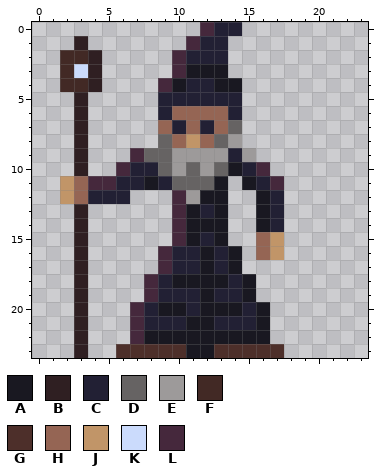
Pixel-art sprite, stored at assets/wizard.png. The picture above is the old version.
The file is 24x24 pixels.
Palette (. is transparent): A #191821  B #2f1f22  C #222034  D #666363  E #9d9a9a  F #422925  G #4d2f2a  H #956554  J #c19568  K #cbdbfc  L #45283c
Pixels before, first column x 2:
 0 ..........LCC...
 1 .B.......LCC....
 2 FFB.....LCCC....
 3 FKB.....LAAA....
 4 FFB....LACCAA...
 5 .B.....CCCCCC...
 6 .B.....CHHHHC...
 7 .B.....HCHCHD...
 8 .B.....DHJHDE...
 9 .B...LDDEEEECE..
10 .B..LCCDEDEDACL.
11 JHLLCCACDDDA.ACL
12 JHCCC...LEAA..AC
13 .B......LACA..AC
14 .B......LAAA..AC
15 .B......LACA..HJ
16 .B.....LCCACA.HJ
17 .B.....LCCACA...
18 .B....LCAAAACA..
19 .B....LCCCACCA..
20 .B...LCAACAAACA.
21 .B...LCCCAACCCA.
22 .B...LAAAAAAAAA.
23 .B..GGGGGAAGGGGG
And afterwards:
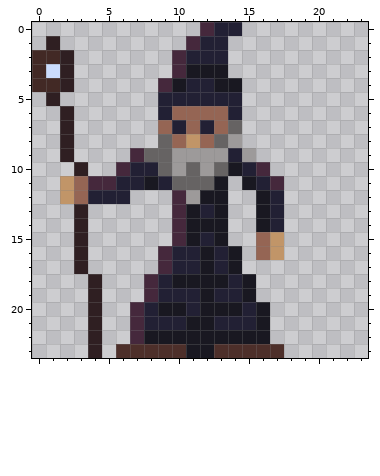
What changed:
y 1: x 1 . -> B; x 3 B -> .
y 2: x 0..4 ..FFB -> FFB..
y 3: x 0..4 ..FKB -> FKB..
y 4: x 0..4 ..FFB -> FFB..
y 5: x 1 . -> B; x 3 B -> .
y 6..9: x 2..3 .B -> B.
y 18..23: x 3..4 B. -> .B
Boxes around the changes in both pictures, in picture pixels (x1, y1, x2, y2):
changed: (32, 36, 102, 162)
changed: (74, 274, 102, 358)
